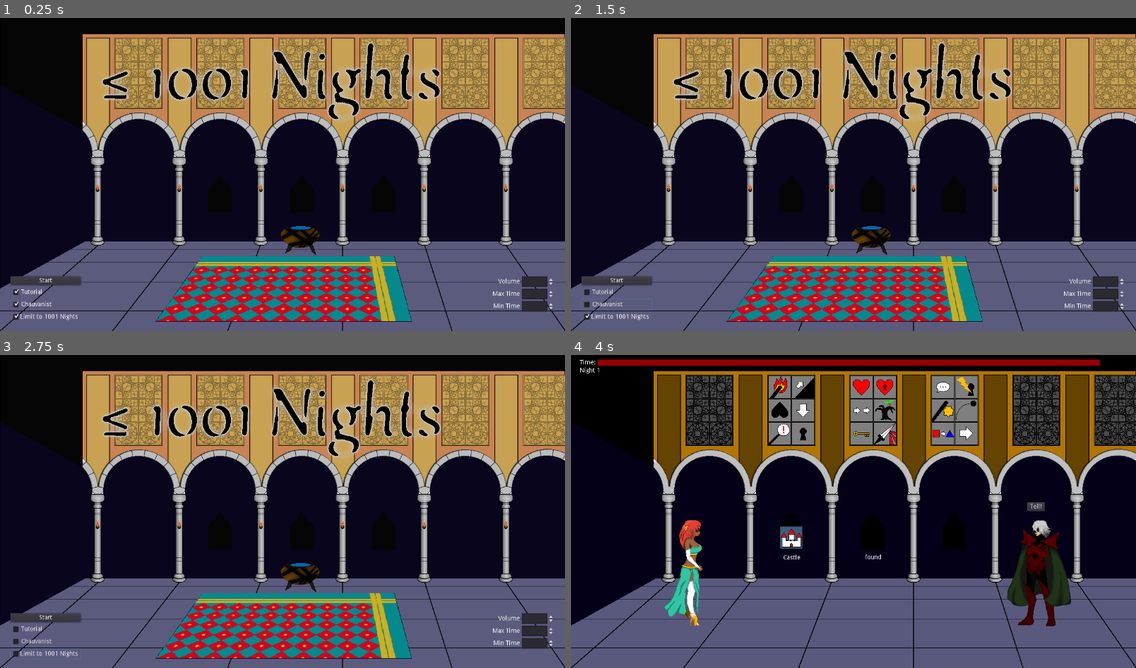
Above: before the commit, frames 1-4 (two rows, left to right).
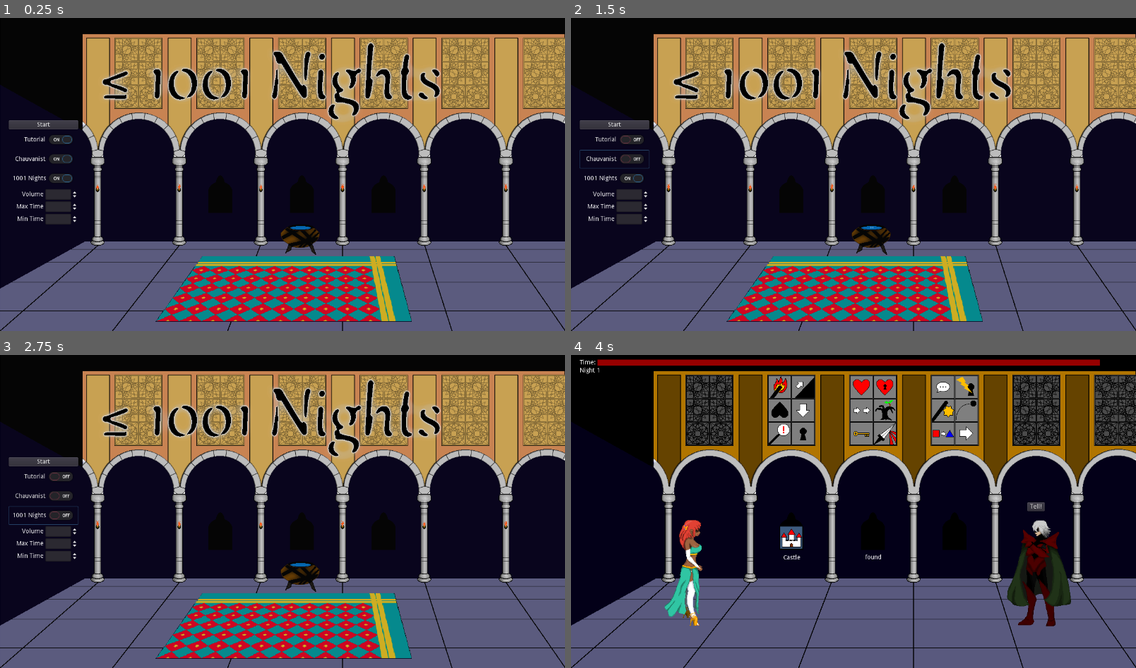
Above: after the commit, the same moments.

Repository: alpacanumerals/LD50
Game: Godot game, scene res://TitleScreen.tscn
Same seed, same stepped clock (60 frames per second), same inputs: the game is played once before the commit and once after it.
Inputs (mouse positions are in pixels of both pictures, inside the frame that each line leads up to):
- Up to frame 1 (0.25 s): no input
- Up to frame 2 (1.5 s): click "Tutorial" at 0.5 s; click "Chauvanist" at 1.25 s
- Up to frame 3 (2.75 s): click "Limit to 1001 Nights" (after the commit: "1001 Nights") at 2 s
- Up to frame 4 (4 s): click "Start" at 2.75 s; tap Enter at 3.5 s; drag from (780, 386) to (791, 536) at 3.52 s

The runs differ from the first frame. In frame 1, 2.5% of the frame differs, in the area x 1-98%, y 32-97%; in frame 2, 2.5%; in frame 3, 2.5%; in frame 4, nothing differs.

Commit message:
reorg controls

Diff:
--- a/TitleScreen.tscn
+++ b/TitleScreen.tscn
@@ -169,126 +169,115 @@
 
 [node name="TextureRect" type="TextureRect" parent="VBoxContainer"]
 margin_right = 1240.0
-margin_bottom = 572.0
+margin_bottom = 218.0
 size_flags_vertical = 3
 
 [node name="HBoxContainer" type="HBoxContainer" parent="VBoxContainer"]
-margin_top = 576.0
+margin_top = 222.0
 margin_right = 1240.0
-margin_bottom = 680.0
-
-[node name="VBoxContainer" type="VBoxContainer" parent="VBoxContainer/HBoxContainer"]
-margin_bottom = 104.0
+margin_bottom = 458.0
 
 [node name="VBoxContainer2" type="VBoxContainer" parent="VBoxContainer/HBoxContainer"]
-margin_left = 4.0
-margin_right = 163.0
-margin_bottom = 104.0
+margin_right = 157.0
+margin_bottom = 236.0
 
 [node name="StartButton" type="Button" parent="VBoxContainer/HBoxContainer/VBoxContainer2"]
-margin_right = 159.0
+margin_right = 157.0
 margin_bottom = 20.0
 text = "Start"
 
-[node name="TutorialButton" type="CheckBox" parent="VBoxContainer/HBoxContainer/VBoxContainer2"]
+[node name="TutorialButton" type="CheckButton" parent="VBoxContainer/HBoxContainer/VBoxContainer2"]
 margin_top = 24.0
-margin_right = 159.0
-margin_bottom = 48.0
+margin_right = 157.0
+margin_bottom = 64.0
 pressed = true
 text = "Tutorial"
-
-[node name="GenderButton" type="CheckBox" parent="VBoxContainer/HBoxContainer/VBoxContainer2"]
-margin_top = 52.0
-margin_right = 159.0
-margin_bottom = 76.0
+align = 2
+
+[node name="GenderButton" type="CheckButton" parent="VBoxContainer/HBoxContainer/VBoxContainer2"]
+margin_top = 68.0
+margin_right = 157.0
+margin_bottom = 108.0
 pressed = true
 text = "Chauvanist"
-
-[node name="LimitButton" type="CheckBox" parent="VBoxContainer/HBoxContainer/VBoxContainer2"]
-margin_top = 80.0
-margin_right = 159.0
-margin_bottom = 104.0
+align = 2
+
+[node name="LimitButton" type="CheckButton" parent="VBoxContainer/HBoxContainer/VBoxContainer2"]
+margin_top = 112.0
+margin_right = 157.0
+margin_bottom = 152.0
 pressed = true
-text = "Limit to 1001 Nights"
+text = "1001 Nights"
 align = 1
 
-[node name="VBoxContainer3" type="VBoxContainer" parent="VBoxContainer/HBoxContainer"]
-margin_left = 167.0
-margin_right = 1092.0
-margin_bottom = 104.0
-size_flags_horizontal = 3
-
-[node name="VBoxContainer4" type="VBoxContainer" parent="VBoxContainer/HBoxContainer"]
-margin_left = 1096.0
-margin_right = 1236.0
-margin_bottom = 104.0
-
-[node name="VolumeBox" type="HBoxContainer" parent="VBoxContainer/HBoxContainer/VBoxContainer4"]
-margin_right = 140.0
-margin_bottom = 24.0
-
-[node name="Label" type="Label" parent="VBoxContainer/HBoxContainer/VBoxContainer4/VolumeBox"]
+[node name="VolumeBox" type="HBoxContainer" parent="VBoxContainer/HBoxContainer/VBoxContainer2"]
+margin_top = 156.0
+margin_right = 157.0
+margin_bottom = 180.0
+
+[node name="Label" type="Label" parent="VBoxContainer/HBoxContainer/VBoxContainer2/VolumeBox"]
 margin_top = 5.0
-margin_right = 62.0
+margin_right = 79.0
 margin_bottom = 19.0
 size_flags_horizontal = 3
 text = "Volume"
 align = 2
 
-[node name="VolumeSpinBox" type="SpinBox" parent="VBoxContainer/HBoxContainer/VBoxContainer4/VolumeBox"]
-margin_left = 66.0
-margin_right = 140.0
+[node name="VolumeSpinBox" type="SpinBox" parent="VBoxContainer/HBoxContainer/VBoxContainer2/VolumeBox"]
+margin_left = 83.0
+margin_right = 157.0
 margin_bottom = 24.0
 max_value = 50.0
 value = 35.0
 
-[node name="MaxTimeBox" type="HBoxContainer" parent="VBoxContainer/HBoxContainer/VBoxContainer4"]
-margin_top = 28.0
-margin_right = 140.0
-margin_bottom = 52.0
-
-[node name="Label" type="Label" parent="VBoxContainer/HBoxContainer/VBoxContainer4/MaxTimeBox"]
+[node name="MaxTimeBox" type="HBoxContainer" parent="VBoxContainer/HBoxContainer/VBoxContainer2"]
+margin_top = 184.0
+margin_right = 157.0
+margin_bottom = 208.0
+
+[node name="Label" type="Label" parent="VBoxContainer/HBoxContainer/VBoxContainer2/MaxTimeBox"]
 margin_top = 5.0
-margin_right = 62.0
+margin_right = 79.0
 margin_bottom = 19.0
 size_flags_horizontal = 3
 text = "Max Time"
 align = 2
 
-[node name="MaxSpinBox" type="SpinBox" parent="VBoxContainer/HBoxContainer/VBoxContainer4/MaxTimeBox"]
-margin_left = 66.0
-margin_right = 140.0
+[node name="MaxSpinBox" type="SpinBox" parent="VBoxContainer/HBoxContainer/VBoxContainer2/MaxTimeBox"]
+margin_left = 83.0
+margin_right = 157.0
 margin_bottom = 24.0
 min_value = 10.0
 value = 20.0
 script = ExtResource( 5 )
 
-[node name="MinTimeBox" type="HBoxContainer" parent="VBoxContainer/HBoxContainer/VBoxContainer4"]
-margin_top = 56.0
-margin_right = 140.0
-margin_bottom = 80.0
-
-[node name="Label" type="Label" parent="VBoxContainer/HBoxContainer/VBoxContainer4/MinTimeBox"]
+[node name="MinTimeBox" type="HBoxContainer" parent="VBoxContainer/HBoxContainer/VBoxContainer2"]
+margin_top = 212.0
+margin_right = 157.0
+margin_bottom = 236.0
+
+[node name="Label" type="Label" parent="VBoxContainer/HBoxContainer/VBoxContainer2/MinTimeBox"]
 margin_top = 5.0
-margin_right = 62.0
+margin_right = 79.0
 margin_bottom = 19.0
 size_flags_horizontal = 3
 text = "Min Time"
 align = 2
 
-[node name="MinSpinBox" type="SpinBox" parent="VBoxContainer/HBoxContainer/VBoxContainer4/MinTimeBox"]
-margin_left = 66.0
-margin_right = 140.0
+[node name="MinSpinBox" type="SpinBox" parent="VBoxContainer/HBoxContainer/VBoxContainer2/MinTimeBox"]
+margin_left = 83.0
+margin_right = 157.0
 margin_bottom = 24.0
 min_value = 1.0
 max_value = 60.0
 value = 7.0
 script = ExtResource( 4 )
 
-[node name="VBoxContainer5" type="VBoxContainer" parent="VBoxContainer/HBoxContainer"]
-margin_left = 1240.0
+[node name="HBoxContainer2" type="HBoxContainer" parent="VBoxContainer"]
+margin_top = 462.0
 margin_right = 1240.0
-margin_bottom = 104.0
+margin_bottom = 680.0
+size_flags_vertical = 3
 
 [node name="Sprite" type="Sprite" parent="."]
 z_index = -1
@@ -299,7 +288,7 @@
 [node name="AnimatedSprite" type="AnimatedSprite" parent="Sprite"]
 position = Vector2( 662, 485 )
 frames = SubResource( 11 )
-frame = 27
+frame = 45
 playing = true
 
 [node name="FireSprite1" type="AnimatedSprite" parent="Sprite"]
@@ -337,12 +326,12 @@
 frame = 12
 script = ExtResource( 6 )
 
-[connection signal="max_time_changed" from="." to="VBoxContainer/HBoxContainer/VBoxContainer4/MinTimeBox/MinSpinBox" method="_on_TitleScreen_max_time_changed"]
-[connection signal="min_time_changed" from="." to="VBoxContainer/HBoxContainer/VBoxContainer4/MaxTimeBox/MaxSpinBox" method="_on_TitleScreen_min_time_changed"]
+[connection signal="max_time_changed" from="." to="VBoxContainer/HBoxContainer/VBoxContainer2/MinTimeBox/MinSpinBox" method="_on_TitleScreen_max_time_changed"]
+[connection signal="min_time_changed" from="." to="VBoxContainer/HBoxContainer/VBoxContainer2/MaxTimeBox/MaxSpinBox" method="_on_TitleScreen_min_time_changed"]
 [connection signal="pressed" from="VBoxContainer/HBoxContainer/VBoxContainer2/StartButton" to="." method="_on_StartButton_pressed"]
 [connection signal="toggled" from="VBoxContainer/HBoxContainer/VBoxContainer2/TutorialButton" to="." method="_on_TutorialButton_toggled"]
 [connection signal="toggled" from="VBoxContainer/HBoxContainer/VBoxContainer2/GenderButton" to="." method="_on_GenderButton_toggled"]
 [connection signal="toggled" from="VBoxContainer/HBoxContainer/VBoxContainer2/LimitButton" to="." method="_on_LimitButton_toggled"]
-[connection signal="value_changed" from="VBoxContainer/HBoxContainer/VBoxContainer4/VolumeBox/VolumeSpinBox" to="." method="_on_VolumeSpinBox_value_changed"]
-[connection signal="value_changed" from="VBoxContainer/HBoxContainer/VBoxContainer4/MaxTimeBox/MaxSpinBox" to="." method="_on_MaxSpinBox_value_changed"]
-[connection signal="value_changed" from="VBoxContainer/HBoxContainer/VBoxContainer4/MinTimeBox/MinSpinBox" to="." method="_on_MinSpinBox_value_changed"]
+[connection signal="value_changed" from="VBoxContainer/HBoxContainer/VBoxContainer2/VolumeBox/VolumeSpinBox" to="." method="_on_VolumeSpinBox_value_changed"]
+[connection signal="value_changed" from="VBoxContainer/HBoxContainer/VBoxContainer2/MaxTimeBox/MaxSpinBox" to="." method="_on_MaxSpinBox_value_changed"]
+[connection signal="value_changed" from="VBoxContainer/HBoxContainer/VBoxContainer2/MinTimeBox/MinSpinBox" to="." method="_on_MinSpinBox_value_changed"]
